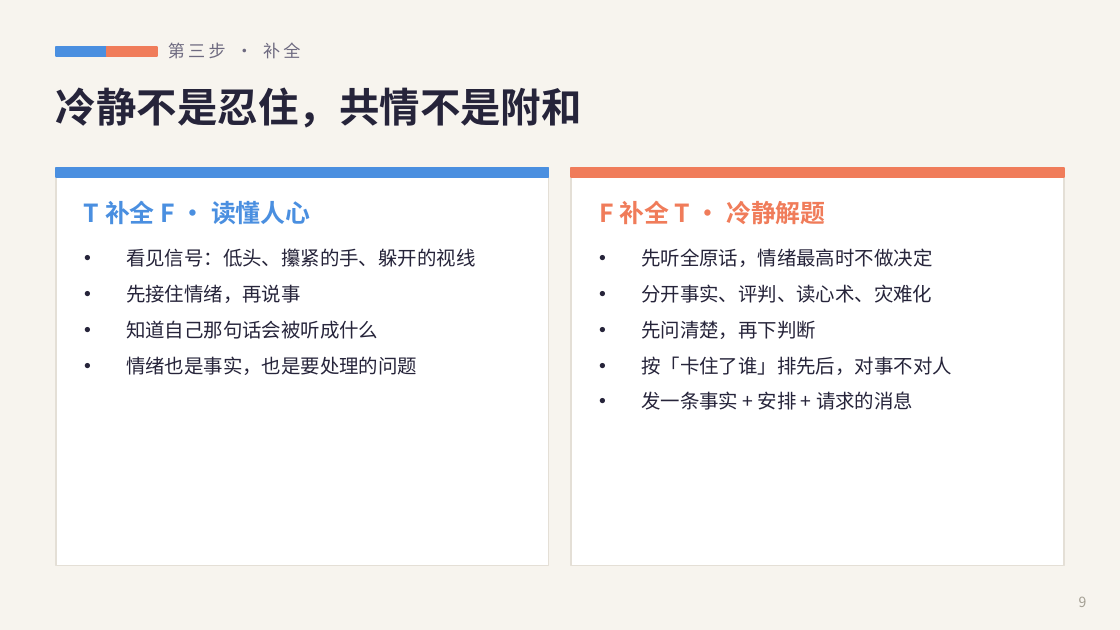
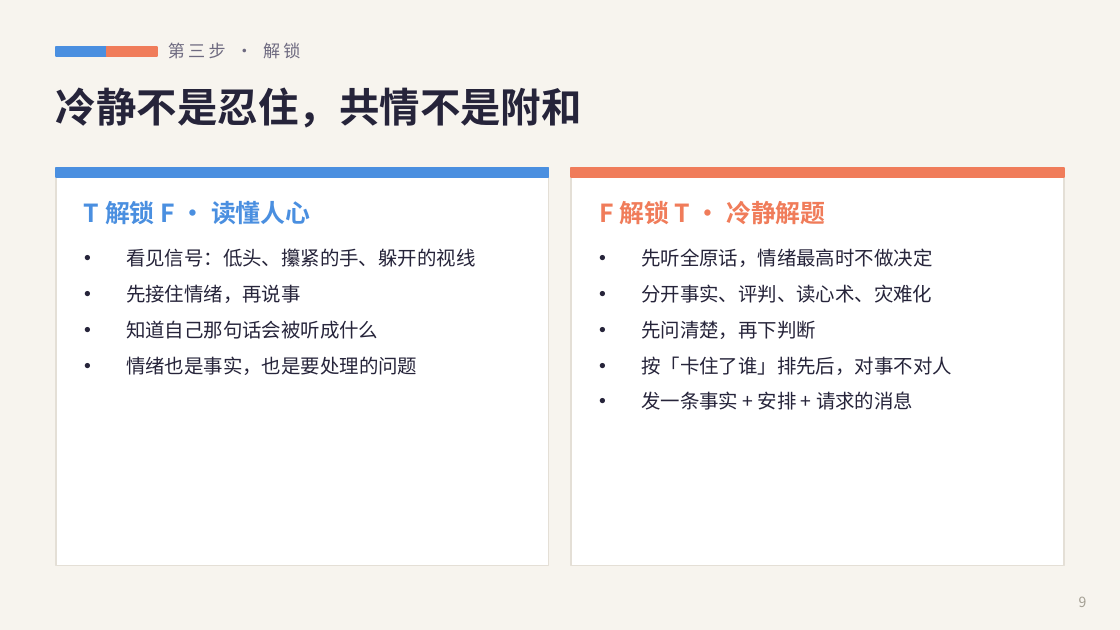
Before and after one commit to YuYuYuZero/overself-ai-edu-game, a slide deck: slide 9 of pitch/Overself-路演.pptx. Drawn at 1120x630 pixels with LibreOffice and Linux fonts; fonts in the diff are those of the drawing. Boxes give left, top, right and bottom in pixels: in the first picture for what was removed or moved away, otherwise in the second. Text is boxed around its words. In the diff, an @@ line names an element or a change of style, - is before the commit and + after.

```diff
--- a/pitch/Overself-路演.pptx
+++ b/pitch/Overself-路演.pptx
@@ text at (168, 42, 300, 59): text changed @@
-第三步 · 补全
+第三步 · 解锁
@@ text at (84, 201, 310, 224): text changed @@
-T 补全 F · 读懂人心
+T 解锁 F · 读懂人心
@@ text at (599, 201, 825, 224): text changed @@
-F 补全 T · 冷静解题
+F 解锁 T · 冷静解题
```
Also in this commit, not shown: 9 other slides changed, 19 other files.
